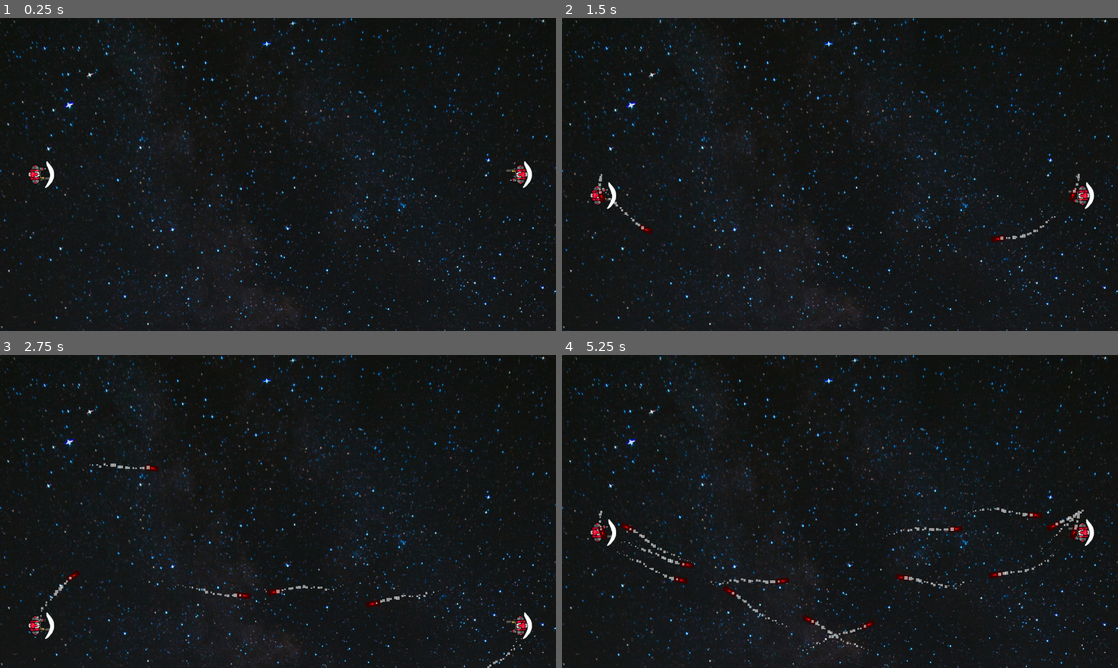
Above: before the commit, frames 1-4 (two rows, left to right).
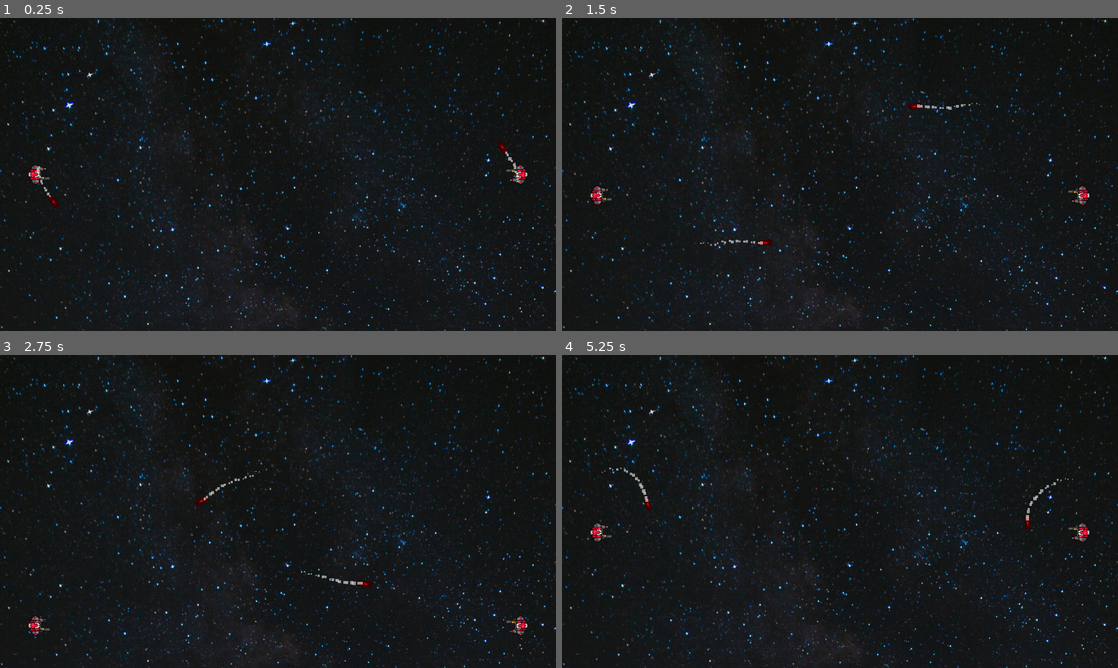
Above: after the commit, the same moments.

Repository: fivemoreminix/mechtoid
Game: Godot game, scene res://assets/scenes/Game.tscn
The game is run twice, just before and just after one commit, with the same random seed, the same clock (stepped at 60 frames per second) and the same inputs. The engine's default icon, where the game draws it, is replaced by a stand-in: a white triangle on a blue panel in a dark square.
Inputs:
- Up to frame 1 (0.25 s): no input
- Up to frame 2 (1.5 s): hold D (right) 0.53-1.28 s; tap Space (fire_missile, bound only before the commit) at 0.6, 1.35 s; hold S (down) from 1.28 s (still down)
- Up to frame 3 (2.75 s): release S (down) at 2.03 s; hold D (right) from 2.03 s (still down); tap Space (fire_missile, bound only before the commit) at 2.1 s
- Up to frame 4 (5.25 s): release D (right) at 2.78 s; hold W (up) 2.78-3.53 s; tap Space (fire_missile, bound only before the commit) every 0.75 s from 2.85 to 5.1 s; hold A (left) 3.53-5.03 s; hold S (down) from 5.03 s (still down)

The runs differ from the first frame. In frame 1, 0.3% of the frame differs, in the area x 6-96%, y 39-61%; in frame 2, 0.6%; in frame 3, 0.8%; in frame 4, 1.6%, in the area x 6-96%, y 36-96%.

Commit message:
Work on shield and shader

Diff:
--- a/assets/scenes/Game.tscn
+++ b/assets/scenes/Game.tscn
@@ -22,7 +22,7 @@
 
 [node name="RightPlayer" parent="." instance=ExtResource( 1 )]
 position = Vector2( 1190, 360 )
-facing_opposite = true
+rotation = 3.14159
 
 [node name="TopBoundary" type="Area2D" parent="." groups=[
 "boundary",
--- a/assets/scenes/Player.tscn
+++ b/assets/scenes/Player.tscn
@@ -7,6 +7,18 @@
 
 [sub_resource type="RectangleShape2D" id=1]
 extents = Vector2( 16.3176, 21.4933 )
+
+[sub_resource type="Shader" id=3]
+code = "shader_type canvas_item;
+
+void fragment() {
+	float s = sin(TIME + UV.x / UV.y);
+	vec4 p = texture(TEXTURE, UV.xy);
+	COLOR = mix(vec4(s), p, 0.5);
+}"
+
+[sub_resource type="ShaderMaterial" id=4]
+shader = SubResource( 3 )
 
 [sub_resource type="RectangleShape2D" id=2]
 extents = Vector2( 10.2512, 32.3022 )
@@ -34,6 +46,7 @@
 script = ExtResource( 4 )
 
 [node name="ShieldSprite" type="Sprite" parent="Shield"]
+material = SubResource( 4 )
 scale = Vector2( 0.5, 0.5 )
 texture = ExtResource( 3 )
 
--- a/assets/scripts/PlayerShield.gd
+++ b/assets/scripts/PlayerShield.gd
@@ -3,22 +3,19 @@
 
 func set_shield_enabled(val: bool) -> void:
 	visible = val
-	monitoring = val # Won't detect collisions if disabled
+	set_deferred("monitoring", val) # Won't detect collisions if disabled
 
 
 func _ready() -> void:
-	pass
+	set_shield_enabled(false)
 
 
 func _on_area_entered(area: Area2D) -> void:
-	# TODO:
-	# if missile: deflect it
 	if area.is_in_group("missile"):
-		pass
 		if area.can_deflect():
 			area.deflected()
 			area.rotate(deg2rad(180))
 			area.set_target(get_parent().get_opponent_node())
 		else:
+			# TODO: run shield explosion / defeat animation
 			set_shield_enabled(false)
-	pass
--- a/assets/scripts/player_controller.gd
+++ b/assets/scripts/player_controller.gd
@@ -6,22 +6,12 @@
 const MOVE_SPEED = 350
 export(float, EXP, 0.0, 1.0) var acceleration
 
-export var facing_opposite: bool = false setget set_facing
-export var is_ai: bool = false # TODO: probably just make the AI controller a child node
-
 # For use with boundaries (to keep ships from going off screen)
 # In global direction, not local
 var can_move_up: bool = true
 var can_move_down: bool = true
 
 var motion = Vector2()
-
-# Change the direction this player is facing
-func set_facing(opposite: bool) -> void:
-	facing_opposite = opposite
-	if $Sprite != null:
-		$Sprite.flip_h = opposite
-		$Sprite.flip_v = opposite
 
 
 func _ready():
@@ -30,10 +20,16 @@
 	set_process(true)
 	set_physics_process(true)
 
+	call_deferred("shoot_missile")
+
 
 func _process(_delta):
-	if Input.is_action_just_pressed("fire_missile"):
-		shoot_missile()
+	if Input.is_action_just_pressed("shield"):
+		$Shield.set_shield_enabled(true)
+	if Input.is_action_just_released("shield"):
+		$Shield.set_shield_enabled(false)
+#	if Input.is_action_just_pressed("fire_missile"):
+#		shoot_missile()
 
 
 func _physics_process(delta):
@@ -60,7 +56,7 @@
 		lerp(motion.x, target_speed.x, acceleration),
 		lerp(motion.y, target_speed.y, acceleration)
 	)
-	position += motion * delta
+	global_position += motion * delta
 
 
 # on_boundary handles when a ship hits a boundary on either the left or right side.
--- a/project.godot
+++ b/project.godot
@@ -48,6 +48,10 @@
 }
 fire_missile={
 "deadzone": 0.5,
+"events": [  ]
+}
+shield={
+"deadzone": 0.5,
 "events": [ Object(InputEventKey,"resource_local_to_scene":false,"resource_name":"","device":0,"alt":false,"shift":false,"control":false,"meta":false,"command":false,"pressed":false,"scancode":32,"unicode":0,"echo":false,"script":null)
  ]
 }
Not shown: 1 places in assets/scenes/Player.tscn that only renumber resources
